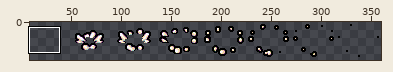
Two states of a sprite sheet, GODOT/ASSETS/GRAPHICS/ANIMATIONS/FX/SMOKE/Smoke.png. Above: a wide view before the commit, with the close-up outlined.
Close-up. Earlier state:
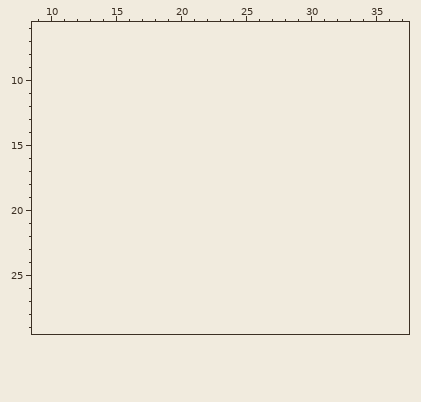
The file is 315x38 pixels. Shown: x 9..37, y 6..29. The old version is drawn lined up with the new one, on the new canvas. The wide view leaves out empty margins.
And afterwards:
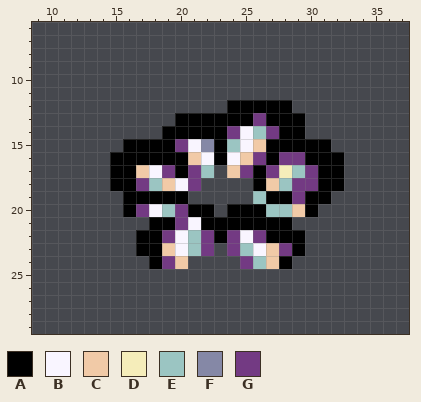
Palette (. is transparent): A #000000  B #f9f5ff  C #f1caa7  D #f5edba  E #9bc5c2  F #8588a6  G #733a83
What changed:
canvas 315x38 -> 360x38, the old top-left corner now at 45,0
@@ x 9..37 @@
 11 .............................
-12 .............................
-13 .............................
-14 .............................
-15 .............................
-16 .............................
-17 .............................
-18 .............................
-19 .............................
-20 .............................
-21 .............................
-22 .............................
-23 .............................
-24 .............................
+12 ...............AAAAA.........
+13 ...........AAAAAAGAAA........
+14 ..........AAAAAGBEGAA........
+15 .......AAAAGBFAEBCAAAAA......
+16 ......AAAAAACBABCGAGGAAA.....
+17 ......AACBGAGE.CGAGDEGAA.....
+18 ......AAGECBG....ACEGGAA.....
+19 .......AAAAA.....EAAGAA......
+20 .......AGBEGAA.AAAEECA.......
+21 .........AAGBAAAAAAA.........
+22 ........AAGBEGAGBGAAA........
+23 ........AACBEG.GEBCGA........
+24 .........AGC....GECA.........
 25 .............................
